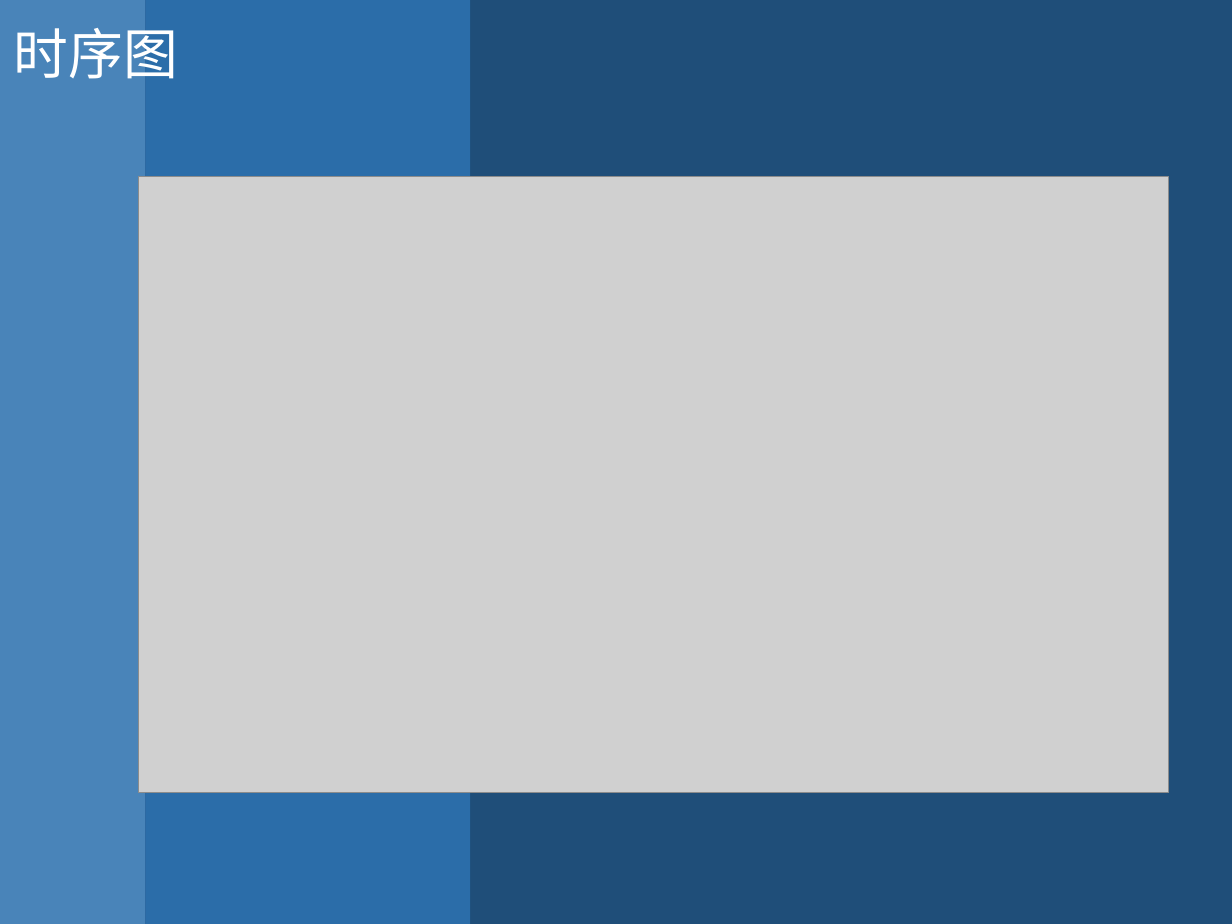
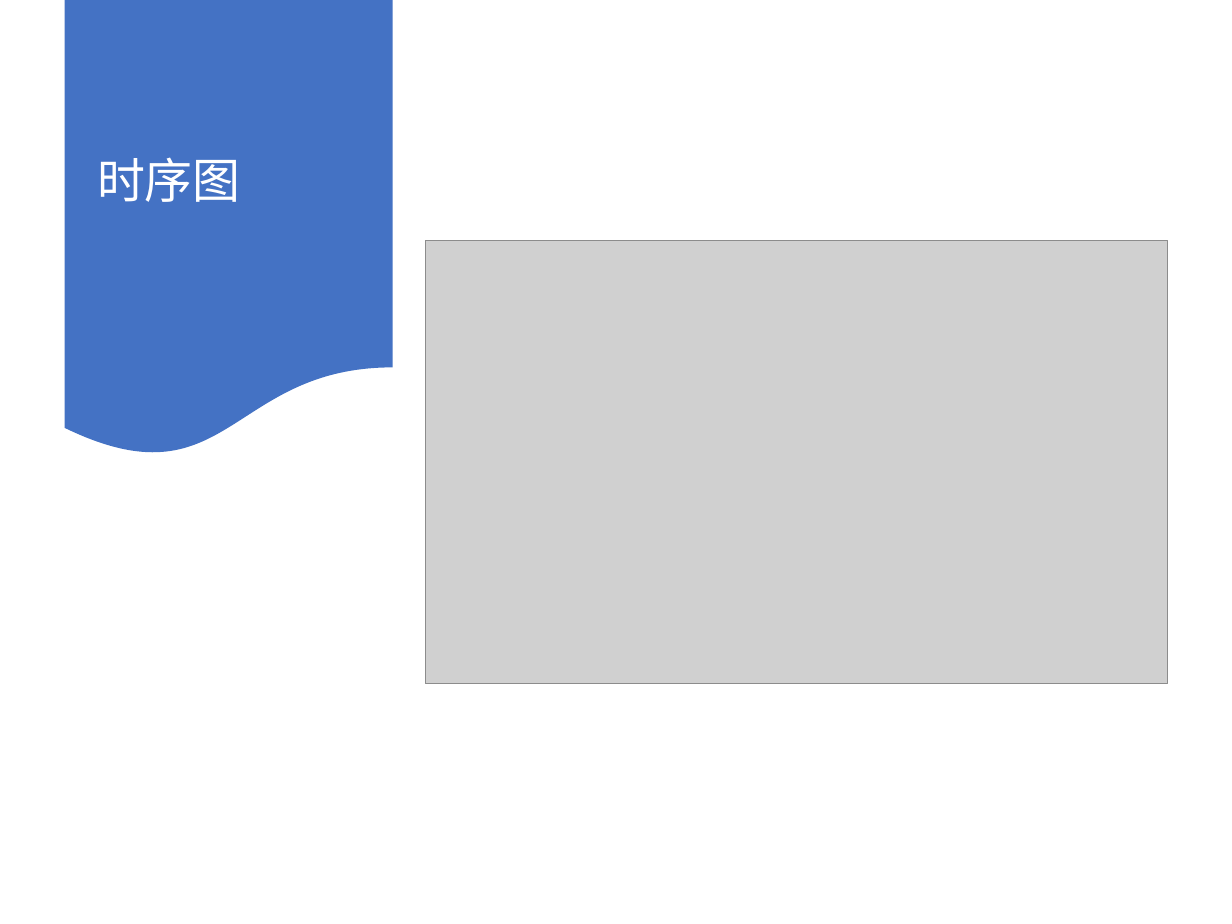
Before and after one commit to PatrickZad/AISRED, a slide deck: slide 18 of TEAM演示.pptx. Drawn at 1232x924 pixels with LibreOffice and Linux fonts; fonts in the diff are those of the drawing; grey boxes stand for pictures. Boxes give left, top, right and bottom in pixels: in the first picture for what was removed or moved away, otherwise in the second. Text is boxed around its words. In the diff, an @@ line names an element or a change of style, - is before the commit and + after.

```diff
--- a/TEAM演示.pptx
+++ b/TEAM演示.pptx
@@ background #1F4E79 to #FFFFFF @@
@@ rectangle removed at (0, 0, 145, 924) @@
@@ flow chart document added at (64, 0, 392, 458), fill #4472C4 @@
@@ text "时序图": place and size @@
-text "时序图" at (14, 28, 178, 79)
+text "时序图" at (97, 157, 241, 202)
@@ text "时序图" at (97, 157, 241, 202): size 32 to 28 pt; line spacing 1 to 0.9; more space between paragraphs; vertical alignment top to middle @@
@@ rectangle removed at (145, 0, 471, 924) @@
@@ picture: place and size @@
-picture at (138, 176, 1168, 792)
+picture at (425, 240, 1168, 684)
```
Also in this commit, not shown: 8 other slides changed, 2 slides added, 2 slides removed.
